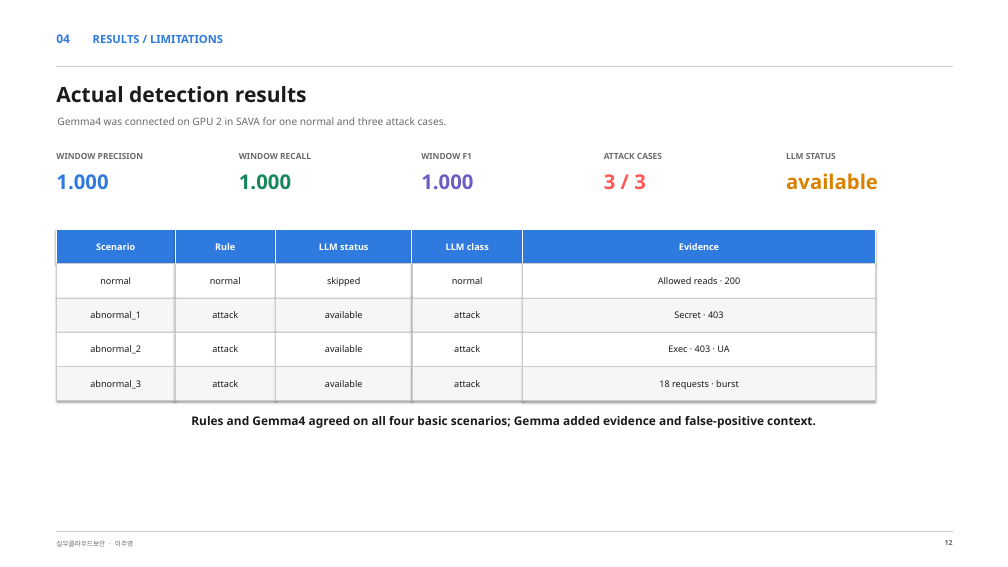
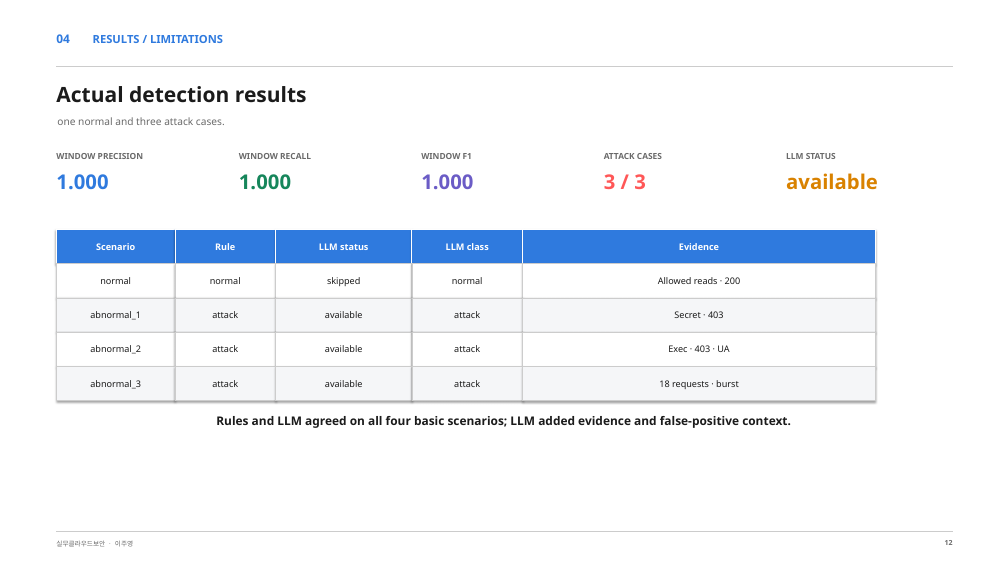
Before and after one commit to leeju0/Cloud_PBL, a slide deck: slide 12 of presentation/api_credential_abuse_detection.pptx. Drawn at 1008x567 pixels with LibreOffice and Linux fonts; fonts in the diff are those of the drawing. Boxes give left, top, right and bottom in pixels: in the first picture for what was removed or moved away, otherwise in the second. Text is boxed around its words. In the diff, an @@ line names an element or a change of style, - is before the commit and + after.

```diff
--- a/presentation/api_credential_abuse_detection.pptx
+++ b/presentation/api_credential_abuse_detection.pptx
@@ text at [57, 117, 225, 125]: text changed @@
-Gemma4 was connected on GPU 2 in SAVA for one normal and three attack cases.
+one normal and three attack cases.
@@ text at [216, 416, 791, 428]: text changed @@
-Rules and Gemma4 agreed on all four basic scenarios; Gemma added evidence and false-positive context.
+Rules and LLM agreed on all four basic scenarios; LLM added evidence and false-positive context.
```
Also in this commit, not shown: 6 other slides changed, 1 other file.
